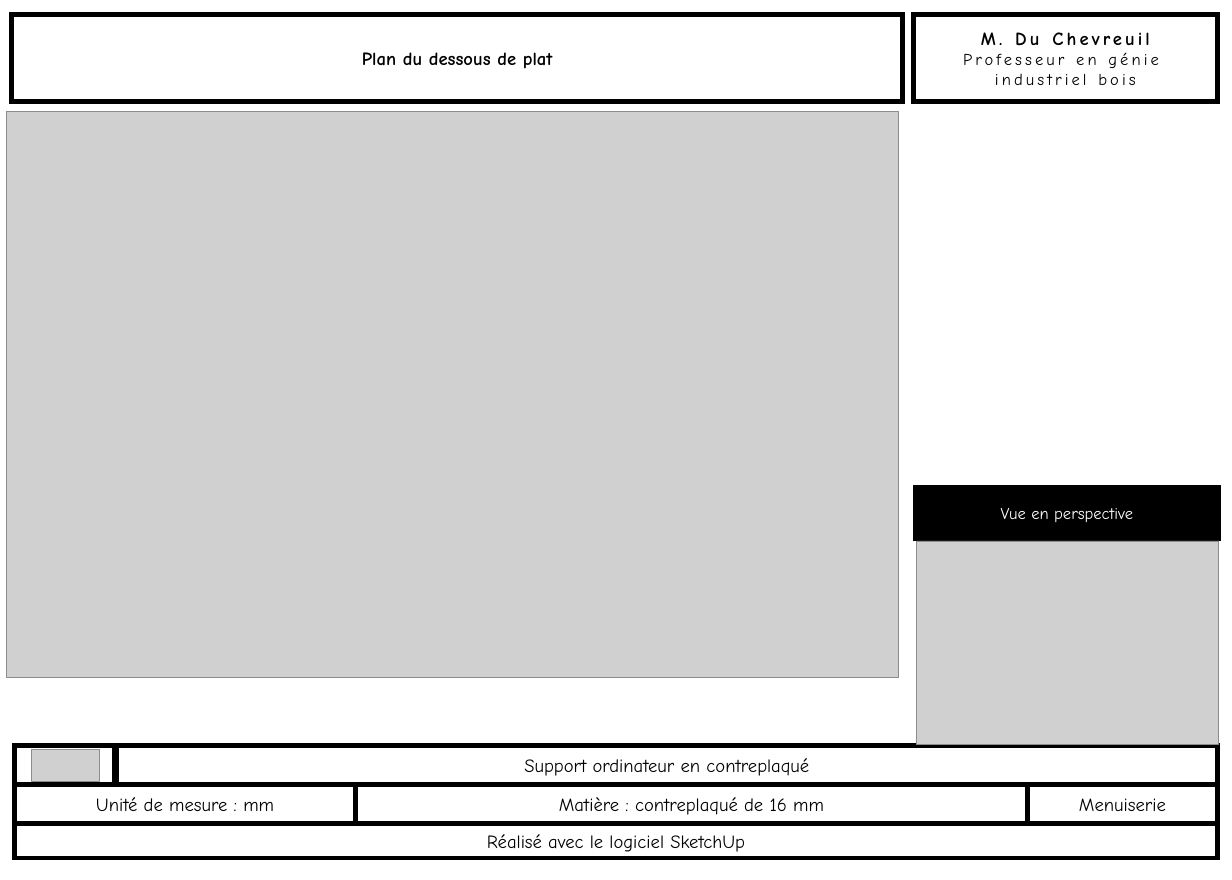
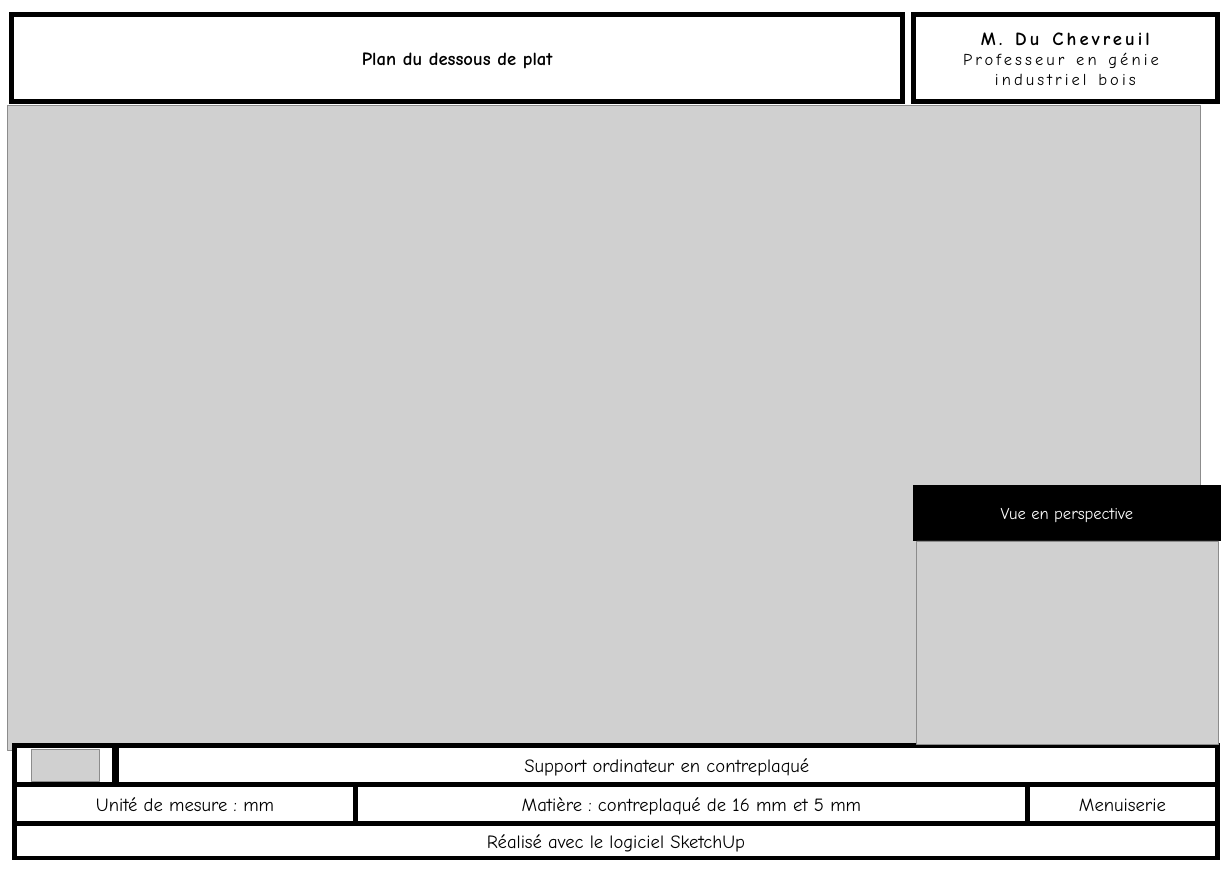
Before and after one commit to kduchevreuil/Cours-Menuiserie, a slide deck: slide 3 of Dossier Support ordi/DOSSIER Support Ordi.pptx. Drawn at 1232x880 pixels with LibreOffice and Linux fonts; fonts in the diff are those of the drawing; grey boxes stand for pictures. Boxes give left, top, right and bottom in pixels: in the first picture for what was removed or moved away, otherwise in the second. Text is boxed around its words. In the diff, an @@ line names an element or a change of style, - is before the commit and + after.

```diff
--- a/Dossier Support ordi/DOSSIER Support Ordi.pptx
+++ b/Dossier Support ordi/DOSSIER Support Ordi.pptx
@@ picture: place and size @@
-picture at bbox=[7, 111, 898, 677]
+picture at bbox=[8, 106, 1201, 751]
@@ text in rectangle at bbox=[522, 797, 861, 815]: text changed @@
-Matière : contreplaqué de 16 mm
+Matière : contreplaqué de 16 mm et 5 mm
```
Also in this commit, not shown: 2 other slides changed, 1 slide added, 3 other files.
